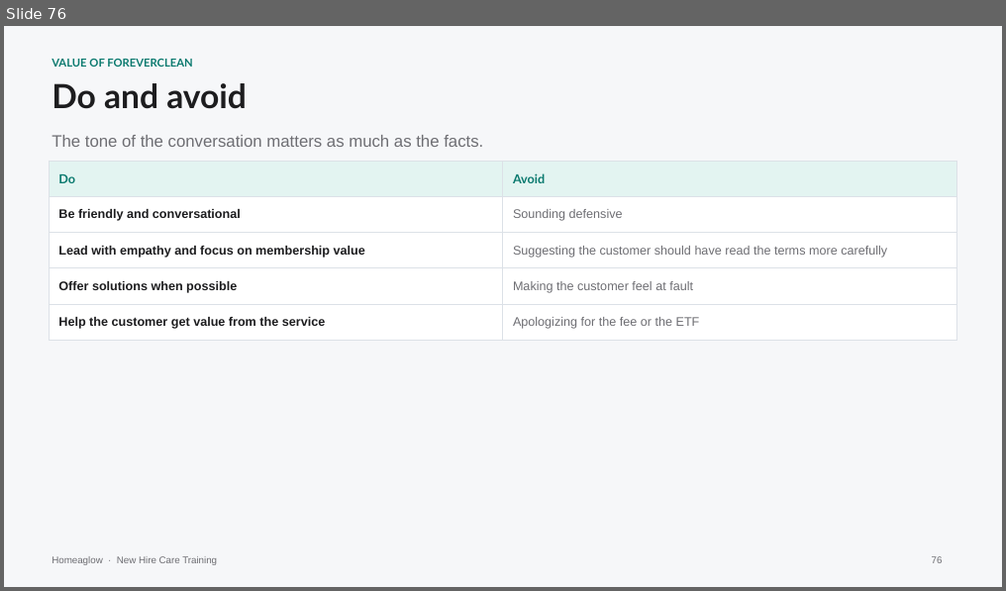
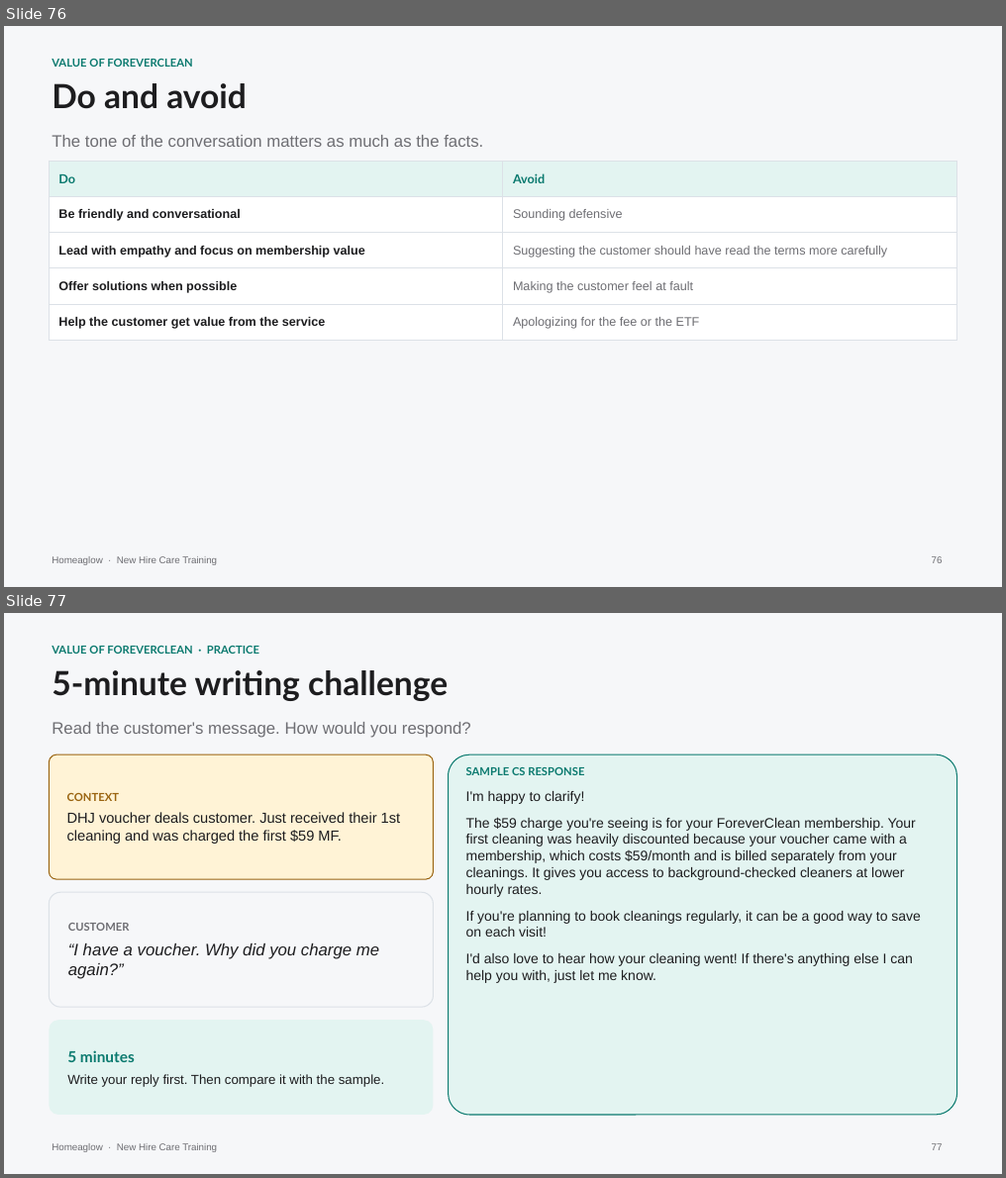
Before and after one commit to anjulimichelle/training, a slide deck: day3-platform-mechanics/day3-platform-mechanics-with-macros.pptx. Shown one above the other, each under a label of ours: slide 76 before the commit, slides 76 and 77 after it. The pictures are 1006x591 and 1006x1178 pixels, drawn with LibreOffice and Linux fonts; fonts in the diff are those of the drawing. Boxes give left, top, right and bottom in pixels: in the first picture for what was removed or moved away, otherwise in the second. Text is boxed around its words. In the diff, an @@ line names an element or a change of style, - is before the commit and + after.

```diff
--- a/day3-platform-mechanics/day3-platform-mechanics-with-macros.pptx
+++ b/day3-platform-mechanics/day3-platform-mechanics-with-macros.pptx
@@ slide 77 added at bbox=[4, 613, 1002, 1174], background #F6F7F9; not listed: 1 template element that a slide beside it also shows @@
@@ text added at bbox=[52, 646, 259, 654], 8 pt, text #0B7A6F, bold @@
+VALUE OF FOREVERCLEAN · PRACTICE
@@ text added at bbox=[52, 670, 448, 701], 24 pt, text #1D1D1F, bold @@
+5-minute writing challenge
@@ text added at bbox=[52, 722, 471, 738], 12 pt, text #6E6E73 @@
+Read the customer's message. How would you respond?
@@ rounded rectangle added at bbox=[49, 755, 433, 879], fill #FFF3D6, outline #9A6410 0.75 pt, 10.5 pt, text #1D1D1F @@
+CONTEXT
+DHJ voucher deals customer. Just received their 1st cleaning and was charged the first $59 MF.
@@ rounded rectangle added at bbox=[449, 755, 957, 1115], fill #E3F4F1, outline #0B7A6F 0.75 pt @@
@@ text added at bbox=[466, 767, 920, 983], 10 pt, text #1D1D1F @@
+SAMPLE CS RESPONSE
+I'm happy to clarify!
+The $59 charge you're seeing is for your ForeverClean membership. Your first cleaning was heavily discounted because your voucher came with a membership, which costs $59/month and is billed separately from your cleanings. It gives you access to background-checked cleaners at lower hourly rates.
+If you're planning to book cleanings regularly, it can be a good way to save on each visit!
+I'd also love to hear how your cleaning went! If there's anything else I can help you with, just let me know.
@@ rounded rectangle added at bbox=[49, 892, 433, 1007], fill #F6F7F9, outline #DCE1E7 0.75 pt, 12 pt, text #1D1D1F, italic @@
+CUSTOMER
+“I have a voucher. Why did you charge me again?”
@@ rounded rectangle added at bbox=[49, 1020, 433, 1115], fill #E3F4F1, 9.5 pt, text #1D1D1F @@
+5 minutes
+Write your reply first. Then compare it with the sample.
@@ page number added at bbox=[932, 1144, 943, 1151], 7 pt, text #6E6E73 @@
+77
```
Also in this commit, not shown: 1 other file.
